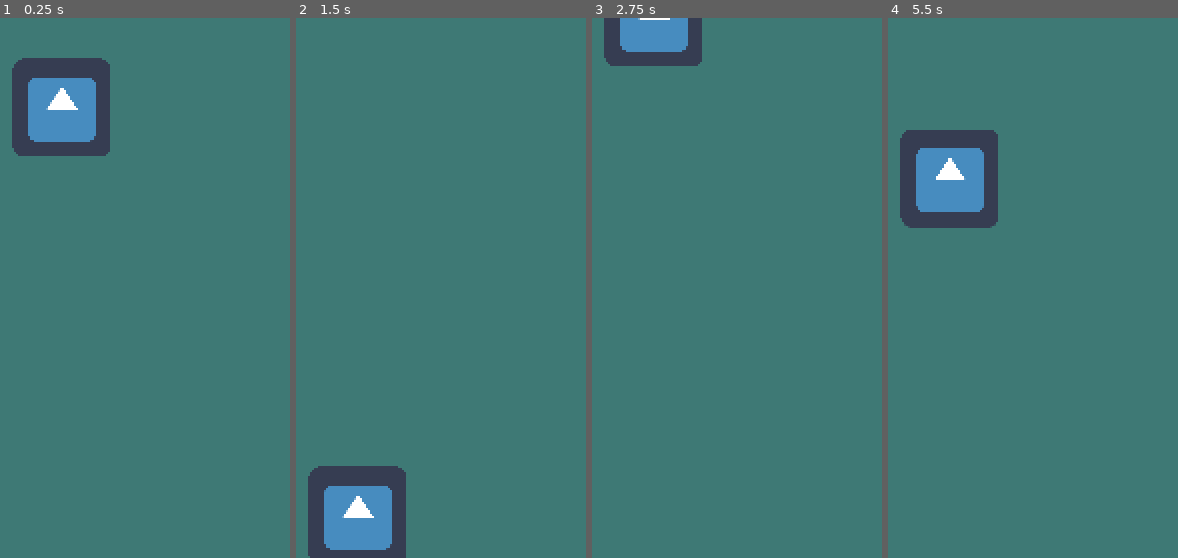
Above: before the commit, frames 1-4 (left to right).
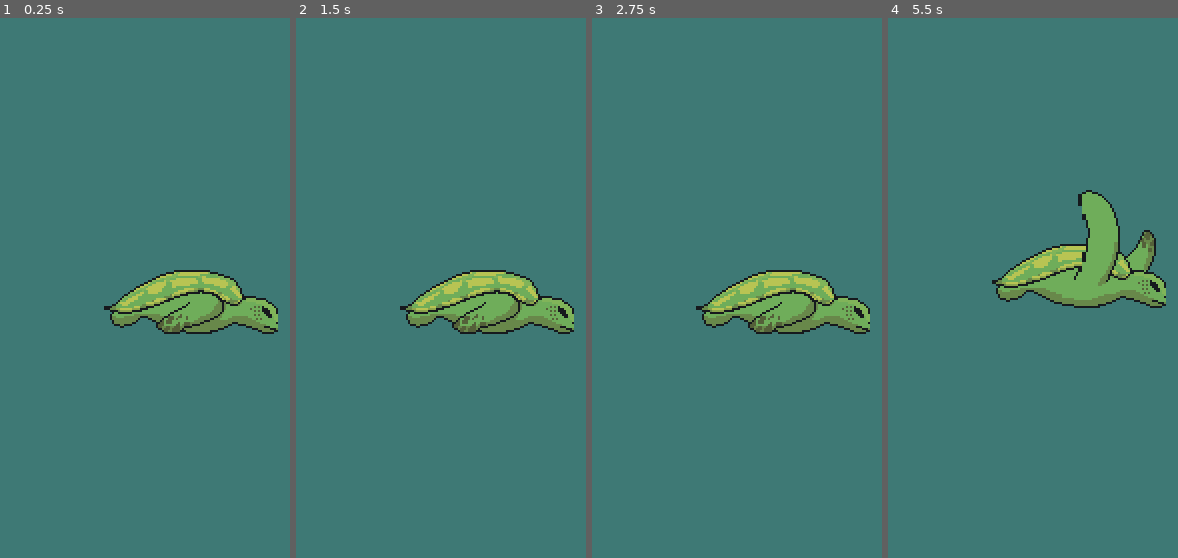
Above: after the commit, the same moments.

Repository: TheMaxcraft1/MarDelJam2023_ProyectoProteo
Game: Godot game, scene res://Scenes/WaterScene.tscn
Same seed, same stepped clock (60 frames per second), same inputs: the game is played once before the commit and once after it. The project has no main scene, so this scene is started directly. The engine's default icon, where the game draws it, is replaced by a stand-in: a white triangle on a blue panel in a dark square.
Inputs:
- Up to frame 1 (0.25 s): no input
- Up to frame 2 (1.5 s): tap Space (WaterJump) at 0.6, 0.77, 1.07, 1.35 s
- Up to frame 3 (2.75 s): tap Space (WaterJump) at 1.52, 1.82, 2.1 s
- Up to frame 4 (5.5 s): tap Space (WaterJump) at 2.85, 3.02, 3.32, 3.6, 3.77, 4.07, 4.35, 4.52, 4.82, 5.1 s

The runs differ from the first frame. In frame 1, 11% of the frame differs, in the area x 4-96%, y 7-59%; in frame 2, 11%; in frame 3, 7.9%; in frame 4, 13%, in the area x 4-96%, y 20-54%.

Commit message:
Turtle Sprites

Diff:
--- a/Scenes/WaterPlayerMovement.gd
+++ /dev/null
@@ -1,21 +0,0 @@
-extends Sprite2D
-
-
-var dy = 0
-var GRAVITY = 45
-func _ready():
-	pass
-
-func _process(delta):
-	dy += GRAVITY * delta
-	if Input.is_action_just_pressed("WaterJump"):
-		dy -= 25
-
-	position.y -= dy
-
-	if position.y < 0:
-		position.y = 0
-		dy = 0
-	if position.y > 270:
-		position.y = 270
-		dy = 0
--- a/Scenes/WaterScene.tscn
+++ b/Scenes/WaterScene.tscn
@@ -1,8 +1,30 @@
-[gd_scene load_steps=4 format=3 uid="uid://m67xm0p2b4aw"]
+[gd_scene load_steps=8 format=3 uid="uid://m67xm0p2b4aw"]
 
 [ext_resource type="Script" path="res://Scripts/WaterScene.gd" id="1_hfbdb"]
-[ext_resource type="Texture2D" uid="uid://dqg2sp2mcc1ik" path="res://Sprites/Godot_Texture.png" id="2_yov8d"]
-[ext_resource type="Script" path="res://Scenes/WaterPlayerMovement.gd" id="3_vbt4g"]
+[ext_resource type="Texture2D" uid="uid://r87mmej8jkx5" path="res://Sprites/Turtle/Turtle_1.PNG" id="2_01hcw"]
+[ext_resource type="Texture2D" uid="uid://baumyb6r6coc0" path="res://Sprites/Turtle/Turtle_3.PNG" id="3_uai2c"]
+[ext_resource type="Texture2D" uid="uid://di26j1l8yhqha" path="res://Sprites/Turtle/Turtle_2.PNG" id="4_lu3mu"]
+[ext_resource type="Script" path="res://Scripts/WaterPlayerMovement.gd" id="5_l1cf1"]
+
+[sub_resource type="SpriteFrames" id="SpriteFrames_600f4"]
+animations = [{
+"frames": [{
+"duration": 1.0,
+"texture": ExtResource("2_01hcw")
+}, {
+"duration": 1.0,
+"texture": ExtResource("3_uai2c")
+}, {
+"duration": 1.0,
+"texture": ExtResource("4_lu3mu")
+}],
+"loop": true,
+"name": &"idle",
+"speed": 5.0
+}]
+
+[sub_resource type="RectangleShape2D" id="RectangleShape2D_gep77"]
+size = Vector2(78, 60)
 
 [node name="WaterScene" type="Node2D"]
 script = ExtResource("1_hfbdb")
@@ -12,8 +34,17 @@
 offset_bottom = 270.0
 color = Color(0.129412, 0.811765, 0.776471, 0.337255)
 
-[node name="Player" type="Sprite2D" parent="."]
-position = Vector2(50, 135)
-scale = Vector2(0.1225, 0.1225)
-texture = ExtResource("2_yov8d")
-script = ExtResource("3_vbt4g")
+[node name="Player" type="CharacterBody2D" parent="."]
+position = Vector2(115, 135)
+script = ExtResource("5_l1cf1")
+
+[node name="Sprite" type="AnimatedSprite2D" parent="Player"]
+texture_filter = 1
+sprite_frames = SubResource("SpriteFrames_600f4")
+animation = &"idle"
+
+[node name="Area2D" type="Area2D" parent="Player"]
+
+[node name="CollisionShape2D" type="CollisionShape2D" parent="Player/Area2D"]
+position = Vector2(1, 4)
+shape = SubResource("RectangleShape2D_gep77")
--- /dev/null
+++ b/Scripts/WaterPlayerMovement.gd
@@ -0,0 +1,30 @@
+extends CharacterBody2D
+
+var canMove = false
+var dy = 0
+var GRAVITY = 35
+var MAXFALLSPEED = 50
+func _ready():
+	$Sprite.play("idle")
+
+func _physics_process(delta):
+	if canMove:
+		dy += GRAVITY * delta
+		if Input.is_action_just_pressed("WaterJump"):
+			dy -= 20
+
+		if dy > MAXFALLSPEED:
+			dy = 50
+
+		position.y -= dy
+
+		if position.y < 0:
+			position.y = 0
+			dy = 0
+		if position.y > 270:
+			position.y = 270
+			dy = 0
+
+
+func _process(delta):
+	pass
--- a/Scripts/WaterScene.gd
+++ b/Scripts/WaterScene.gd
@@ -3,7 +3,8 @@
 
 # Called when the node enters the scene tree for the first time.
 func _ready():
-	pass # Replace with function body.
+	await get_tree().create_timer(3).timeout
+	$Player.canMove = true
 
 
 # Called every frame. 'delta' is the elapsed time since the previous frame.
Binary file added: Sprites/Turtle/Turtle_1.PNG
Not shown, added: Sprites/Turtle/Turtle_1.PNG.import
Binary file added: Sprites/Turtle/Turtle_2.PNG
Not shown, added: Sprites/Turtle/Turtle_2.PNG.import
Binary file added: Sprites/Turtle/Turtle_3.PNG
Not shown, added: Sprites/Turtle/Turtle_3.PNG.import
